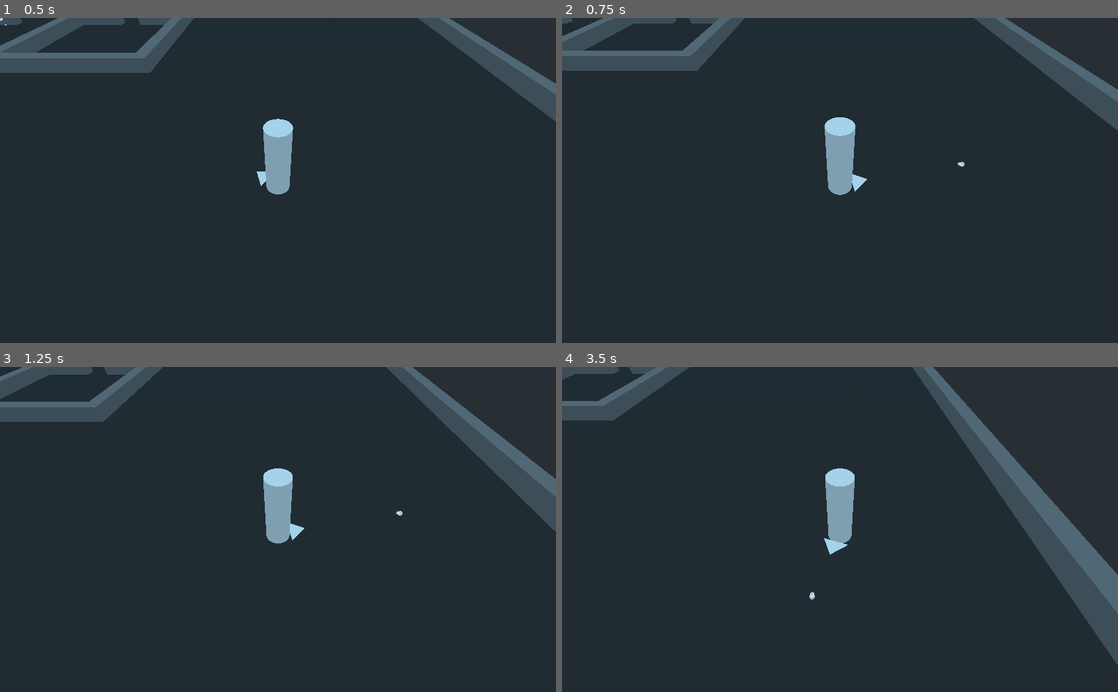
Above: before the commit, frames 1-4 (two rows, left to right).
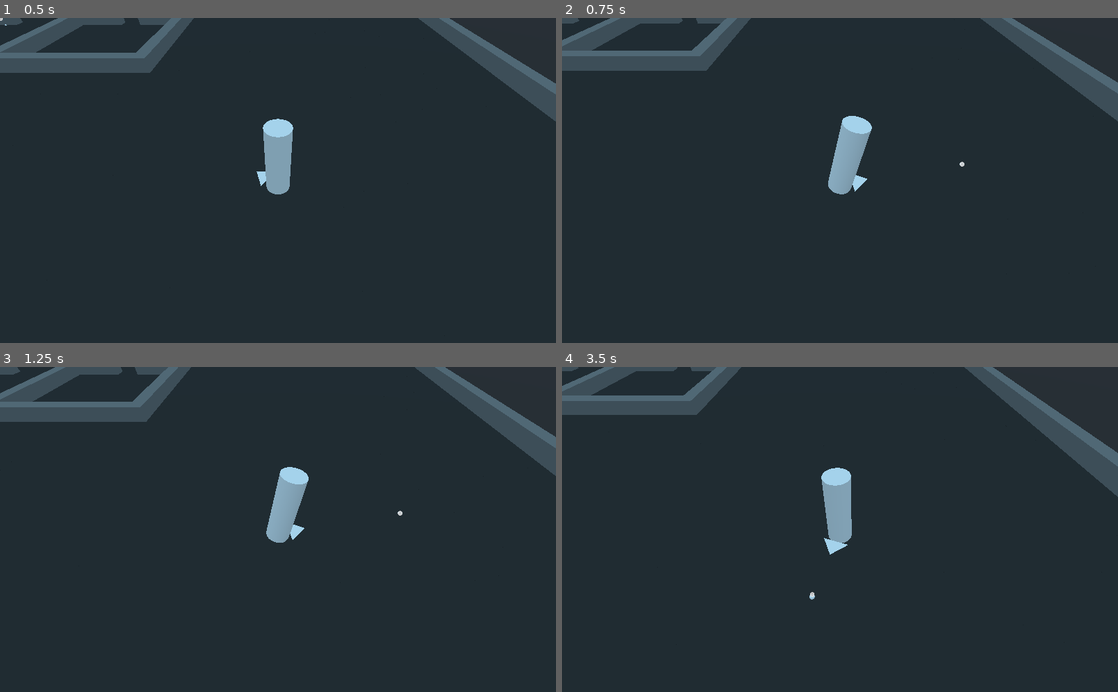
Above: after the commit, the same moments.

Repository: ciromdrs/BaseShooter
Game: Godot game, scene res://tests/Test1.tscn
The game is run twice, just before and just after one commit, with the same random seed, the same clock (stepped at 60 frames per second) and the same inputs.
Inputs (mouse positions are in pixels of both pictures, inside the frame that each line leads up to):
- Up to frame 1 (0.5 s): no input
- Up to frame 2 (0.75 s): tap Enter (reset) at 0.5 s; move the mouse to (962, 164) at 0.52 s; hold D (move_right) from 0.53 s (still down); click (962, 164) at 0.6 s
- Up to frame 3 (1.25 s): keep holding D (move_right)
- Up to frame 4 (3.5 s): move the mouse to (728, 545) at 1.27 s; release D (move_right) at 1.28 s; hold Down (move_down) 1.28-2.03 s; tap Mouse wheel up (cam_zoom_in) at 1.35 s; click (728, 545) at 1.55 s; move the mouse to (895, 458) at 2.02 s; hold D (move_right) 2.03-2.78 s; hold Mouse wheel down (cam_zoom_out) 2.03-2.78 s; click (895, 458) at 2.3 s; move the mouse to (812, 594) at 2.77 s; hold W (move_up) from 2.78 s (still down); click (812, 594) at 2.85 s

Frame 1 is identical in both runs. In frame 2, 3.0% of the frame differs, in the area x 0-100%, y 0-55%; in frame 3, 8.9%; in frame 4, 12%, in the area x 0-100%, y 0-92%.

Commit message:
Make Player attack and move

Diff:
--- a/controllers/KeyboardController.gd
+++ b/controllers/KeyboardController.gd
@@ -11,7 +11,12 @@
 
 
 func _process(delta):
+	if Input.is_action_just_pressed("click"):
+		controlled.attack()
 	input_vector.x = Input.get_action_strength("move_right") - Input.get_action_strength("move_left")
 	input_vector.z = Input.get_action_strength("move_down") - Input.get_action_strength("move_up")
 	input_vector = input_vector.normalized()
-	controlled.move(input_vector*delta)
+	if input_vector.length() > 0:
+		controlled.move(input_vector*delta)
+	else:
+		controlled.idle()
--- a/project.godot
+++ b/project.godot
@@ -60,6 +60,11 @@
 "events": [ Object(InputEventKey,"resource_local_to_scene":false,"resource_name":"","device":0,"alt":false,"shift":false,"control":false,"meta":false,"command":false,"pressed":false,"scancode":16777221,"physical_scancode":0,"unicode":0,"echo":false,"script":null)
  ]
 }
+click={
+"deadzone": 0.5,
+"events": [ Object(InputEventMouseButton,"resource_local_to_scene":false,"resource_name":"","device":0,"alt":false,"shift":false,"control":false,"meta":false,"command":false,"button_mask":0,"position":Vector2( 0, 0 ),"global_position":Vector2( 0, 0 ),"factor":1.0,"button_index":1,"pressed":false,"doubleclick":false,"script":null)
+ ]
+}
 
 [layer_names]
 
--- a/scenes/Enemy.gd
+++ b/scenes/Enemy.gd
@@ -1,32 +1,13 @@
 extends "res://scripts/Character.gd"
-
-
-enum STATES {
-	idle,
-	walking,
-	attacking
-}
 
 
 var chased:Spatial
 var path_to_chased:PoolVector3Array
 var navigation:Navigation
 var path_index = -1
-var state = STATES.idle
 
 
 func _process(delta):
-	var animplayer = $Model/AnimationPlayer
-	if state == STATES.attacking:
-		animplayer.current_animation = "Attack"
-		if almost_finished_animation():
-			state = STATES.idle
-		return
-	if state == STATES.idle:
-		animplayer.current_animation = "Idle"
-	elif state == STATES.walking:
-		animplayer.current_animation = "Walk"
-
 	if chased != null:
 		if $ChaseRefreshTimer.is_stopped() or path_index == path_to_chased.size()-1:
 			update_refresh_interval()
@@ -38,20 +19,19 @@
 
 		if not path_to_chased.empty():
 			var next = path_to_chased[path_index]
-			move((next-global_transform.origin).normalized()*delta)
-			lerp_look_at(next)
-			if state == STATES.idle:
-				state = STATES.walking
+			if state in [States.idle, States.walking]:
+				move((next-global_transform.origin).normalized()*delta)
+				lerp_look_at(next)
 			if almost_equal(global_transform.origin, next):
 				path_index += 1
 				lerp_look_at(path_to_chased[path_index])
 
 
 func _physics_process(delta):
-	if state != STATES.attacking:
+	if state != States.attacking:
 		if $Attack.is_colliding():
 			if $Attack.get_collider() == chased:
-				state = STATES.attacking
+				state = States.attacking
 
 
 func chase(to_chase):
@@ -65,12 +45,6 @@
 	return false
 
 
-func almost_finished_animation():
-	var current = $Model/AnimationPlayer.current_animation_position
-	var total = $Model/AnimationPlayer.current_animation_length
-	return current / total >= .99 # use a constant value almost equal to 1
-
-
 func update_refresh_interval():
 	var distance = global_transform.origin.distance_to(chased.global_transform.origin)
 	$ChaseRefreshTimer.wait_time = .05 if distance <= 10000 else 1
--- a/scenes/Player.gd
+++ b/scenes/Player.gd
@@ -1 +1,14 @@
 extends "res://scripts/Character.gd"
+
+
+func _process(_delta):
+	var animplayer = $Model/AnimationPlayer
+	if state == States.attacking:
+		animplayer.current_animation = "Attack"
+		if almost_finished_animation():
+			state = States.idle
+		return
+	if state == States.idle:
+		animplayer.current_animation = "Idle"
+	elif state == States.walking:
+		animplayer.current_animation = "Walk"
--- a/scenes/Player.tscn
+++ b/scenes/Player.tscn
@@ -22,6 +22,88 @@
 }
 
 [sub_resource type="SpatialMaterial" id=4]
+
+[sub_resource type="Animation" id=5]
+resource_name = "attack"
+tracks/0/type = "value"
+tracks/0/path = NodePath("MeshInstance:rotation_degrees")
+tracks/0/interp = 2
+tracks/0/loop_wrap = true
+tracks/0/imported = false
+tracks/0/enabled = true
+tracks/0/keys = {
+"times": PoolRealArray( 0, 0.2, 1 ),
+"transitions": PoolRealArray( 1, 1, 1 ),
+"update": 0,
+"values": [ Vector3( 0, 0, 0 ), Vector3( -20, 0, 0 ), Vector3( 0, 0, 0 ) ]
+}
+tracks/1/type = "value"
+tracks/1/path = NodePath("MeshInstance:translation")
+tracks/1/interp = 2
+tracks/1/loop_wrap = true
+tracks/1/imported = false
+tracks/1/enabled = true
+tracks/1/keys = {
+"times": PoolRealArray( 0, 0.2, 1 ),
+"transitions": PoolRealArray( 1, 1, 1 ),
+"update": 0,
+"values": [ Vector3( 0, 3, 0 ), Vector3( 0, 3, -0.990573 ), Vector3( 0, 3, 0 ) ]
+}
+
+[sub_resource type="Animation" id=6]
+resource_name = "idle"
+tracks/0/type = "value"
+tracks/0/path = NodePath("MeshInstance:translation")
+tracks/0/interp = 1
+tracks/0/loop_wrap = true
+tracks/0/imported = false
+tracks/0/enabled = true
+tracks/0/keys = {
+"times": PoolRealArray( 0, 1 ),
+"transitions": PoolRealArray( 1, 1 ),
+"update": 0,
+"values": [ Vector3( 0, 3, 0 ), Vector3( 0, 3, 0 ) ]
+}
+tracks/1/type = "value"
+tracks/1/path = NodePath("MeshInstance:rotation_degrees")
+tracks/1/interp = 1
+tracks/1/loop_wrap = true
+tracks/1/imported = false
+tracks/1/enabled = true
+tracks/1/keys = {
+"times": PoolRealArray( 0, 1 ),
+"transitions": PoolRealArray( 1, 1 ),
+"update": 0,
+"values": [ Vector3( 0, 0, 0 ), Vector3( 0, 0, 0 ) ]
+}
+
+[sub_resource type="Animation" id=8]
+resource_name = "Walk"
+loop = true
+tracks/0/type = "value"
+tracks/0/path = NodePath("MeshInstance:rotation_degrees")
+tracks/0/interp = 1
+tracks/0/loop_wrap = true
+tracks/0/imported = false
+tracks/0/enabled = true
+tracks/0/keys = {
+"times": PoolRealArray( 0, 0.25, 0.5, 0.75, 1 ),
+"transitions": PoolRealArray( 1, 1, 1, 1, 1 ),
+"update": 0,
+"values": [ Vector3( 0, 0, 0 ), Vector3( 0, 0, -5 ), Vector3( 0, 0, 0 ), Vector3( 0, 0, 5 ), Vector3( 0, 0, 0 ) ]
+}
+tracks/1/type = "value"
+tracks/1/path = NodePath("MeshInstance:translation")
+tracks/1/interp = 1
+tracks/1/loop_wrap = true
+tracks/1/imported = false
+tracks/1/enabled = true
+tracks/1/keys = {
+"times": PoolRealArray( 0, 0.25, 0.5, 0.75, 1 ),
+"transitions": PoolRealArray( 1, 1, 1, 1, 1 ),
+"update": 0,
+"values": [ Vector3( 0, 3, 0 ), Vector3( 0.25, 3, 0 ), Vector3( 0, 3, 0 ), Vector3( -0.25, 3, 0 ), Vector3( 0, 3, 0 ) ]
+}
 
 [node name="Player" type="KinematicBody"]
 collision_layer = 2
@@ -47,3 +129,8 @@
 mesh = SubResource( 3 )
 skeleton = NodePath("../..")
 material/0 = SubResource( 4 )
+
+[node name="AnimationPlayer" type="AnimationPlayer" parent="Model"]
+anims/Attack = SubResource( 5 )
+anims/Idle = SubResource( 6 )
+anims/Walk = SubResource( 8 )
--- a/scripts/Character.gd
+++ b/scripts/Character.gd
@@ -1,13 +1,31 @@
 extends KinematicBody
 
+
+enum States {
+	idle,
+	walking,
+	attacking
+}
+var state = States.idle
 # Overall speed value. Other speeds are calculated from this one.
 export(int) var speed = 10 setget set_speed
 var move_speed = speed
 var rotation_speed = speed * PI/4
 var target:Vector3
-
+export(Dictionary) var valid_transitions:Dictionary
 
 func _process(delta):
+	var animplayer = $Model/AnimationPlayer
+	if state == States.attacking:
+		animplayer.current_animation = "Attack"
+		if almost_finished_animation():
+			state = States.idle
+		return
+	if state == States.idle:
+		animplayer.current_animation = "Idle"
+	elif state == States.walking:
+		animplayer.current_animation = "Walk"
+
 	if target != null:
 		var difference = target-transform.origin
 		var rotated = rotation_speed*delta
@@ -20,7 +38,9 @@
 
 # TODO: make character move to and look at the same target
 func move(movement):
-	move_and_collide(movement*move_speed)
+	if state != States.attacking:
+		state = States.walking
+		move_and_collide(movement*move_speed)
 
 
 func lerp_look_at(target):
@@ -39,3 +59,19 @@
 	old.queue_free()
 	model.name = "Model"
 	add_child(model)
+
+
+func attack():
+	state = States.attacking
+	print("qui")
+
+
+func idle():
+	if state != States.attacking:
+		state = States.idle
+
+
+func almost_finished_animation():
+	var current = $Model/AnimationPlayer.current_animation_position
+	var total = $Model/AnimationPlayer.current_animation_length
+	return current / total >= .99 # use a constant value almost equal to 1
Not shown: 1 places in scenes/Player.tscn that only renumber resources
